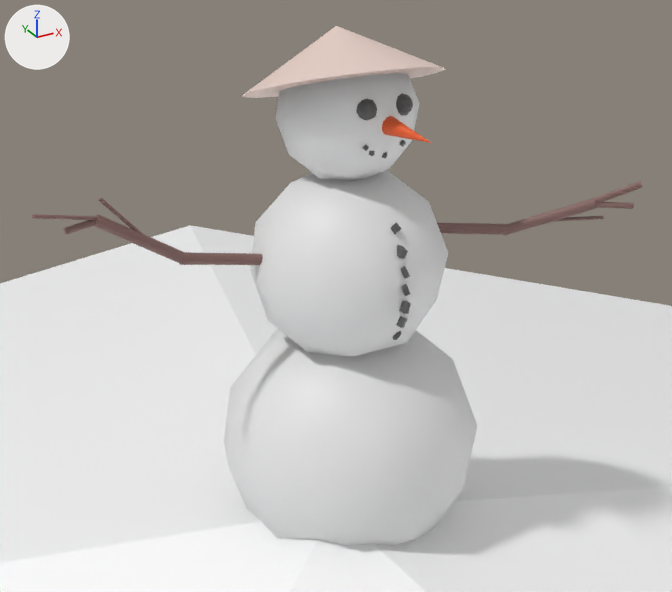
The Blender file VBUS101-Snowman.blend, before and after one commit.
One viewpoint serves both versions: a 50 mm lens placed at (-4.0, -7.4, 2.3), pointed at (0.0, 0.0, -1.4). The lights are fixed; the arrows at upper left show +X, +Y and +Z.

Script lines for the objects in view, before the commit:
```python
ob_cone_001 = bpy.data.objects.new('Cone.001', me_cone_001)
ob_cone_001.location = (0.54, 0.85, 0.8)
ob_cone_001.rotation_euler = (-0.147, -0.248, -1.058)  # degrees (-8.4, -14, -61)
ob_cone_001.scale = (0.424, 0.424, 0.424)
ob_cylinder_001 = bpy.data.objects.new('Cylinder.001', me_cylinder_001)
ob_cylinder_001.location = (-0.82, 0.77, -1.08)
ob_cylinder_001.rotation_euler = (2.267, -1.28, -5.428)  # degrees (130, -73, -311)
ob_cylinder_001.scale = (0.416, 0.405, 0.191)
ob_cylinder_002 = bpy.data.objects.new('Cylinder.002', me_cylinder_002)
ob_cylinder_002.location = (-1.63, 0.79, -0.74)
ob_cylinder_002.rotation_euler = (0.171, 0.984, -2.935)  # degrees (10, 56, -168)
ob_cylinder_002.scale = (0.424, 0.424, 0.424)
ob_cylinder_003 = bpy.data.objects.new('Cylinder.003', me_cylinder_003)
ob_cylinder_003.location = (-2.18, 0.77, -0.5)
ob_cylinder_003.rotation_euler = (1.914, 1.257, -1.096)  # degrees (110, 72, -63)
ob_cylinder_003.scale = (0.347, 0.347, 0.347)
ob_cylinder_006 = bpy.data.objects.new('Cylinder.006', me_cylinder_006)
ob_cylinder_006.location = (1.76, 0.26, -1.04)
ob_cylinder_006.rotation_euler = (4.662, -2.136, -5.152)  # degrees (267, -122, -295)
ob_cylinder_006.scale = (0.416, 0.405, 0.191)
ob_cylinder_007 = bpy.data.objects.new('Cylinder.007', me_cylinder_007)
ob_cylinder_007.location = (2.52, -0.17, -0.91)
ob_cylinder_007.rotation_euler = (-6.53, -1.229, 2.855)  # degrees (346, -70, 164)
ob_cylinder_007.scale = (0.424, 0.424, 0.424)
ob_cylinder_008 = bpy.data.objects.new('Cylinder.008', me_cylinder_008)
ob_cylinder_008.location = (3.09, -0.52, -0.64)
ob_cylinder_008.rotation_euler = (5.958, -1.141, 2.926)  # degrees (341, -65, 168)
ob_cylinder_008.scale = (0.404, 0.311, 0.616)
ob_cylinder_009 = bpy.data.objects.new('Cylinder.009', me_cylinder_009)
ob_cylinder_009.location = (3.09, -0.52, -0.76)
ob_cylinder_009.rotation_euler = (-1.776, -1.467, -1.905)  # degrees (-102, -84, -109)
ob_cylinder_009.scale = (0.325, 0.235, 0.44)
ob_icosphere_001 = bpy.data.objects.new('Icosphere.001', me_icosphere_007)
ob_icosphere_001.location = (0.56, 0.67, -3.47)
ob_icosphere_001.rotation_euler = (-0.464, -0.364, -1.887)  # degrees (-27, -21, -108)
ob_icosphere_001.scale = (0.454, 0.454, 0.454)
# also in view: 'Icosphere.005' at (0.0, 0.0, -107.0); 'Icosphere' at (0.6, 0.7, -1.3); 'Icosphere.002' at (0.5, 0.7, 0.3)
```
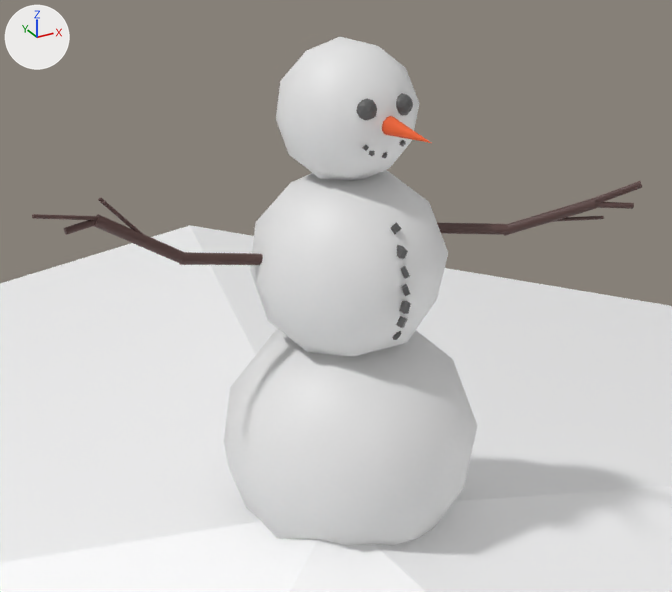
Where the change shows, as pixel boxes [x1, y1, x2, y2] in the pictures (672 x 592 px):
'Cone.001', deleted
    before: [242, 26, 445, 98]
'Cylinder.002', recoloured
    both: [94, 214, 186, 265]
'Cylinder.007', recoloured
    both: [504, 198, 597, 236]
'Cylinder.001', recoloured
    both: [179, 252, 263, 265]
'Cylinder.006', recoloured
    both: [437, 223, 510, 235]
'Cylinder.008', recoloured
    both: [594, 181, 642, 204]
'Cylinder.004', recoloured
    both: [32, 214, 98, 220]
'Cylinder.003', recoloured
    both: [64, 220, 97, 235]
'Cylinder.005', recoloured
    both: [98, 197, 143, 234]
'Cylinder.009', recoloured
    both: [596, 202, 634, 209]
'Cylinder.010', recoloured
    both: [553, 216, 604, 222]

What the commit changed:
Material 'Wood' (mat_wood) changes colour from brown #846360 to brown #553b37; in linear values from (0.229, 0.126, 0.116) to (0.0905, 0.0433, 0.0386).
Object 'Cone.001' (ob_cone_001) is deleted.
